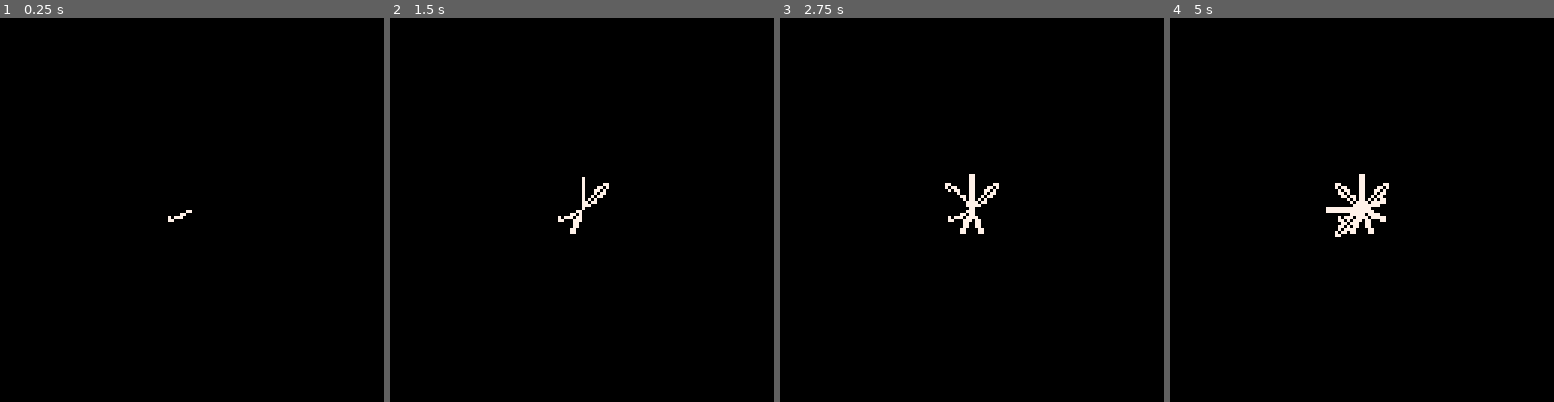
Above: before the commit, frames 1-4 (left to right).
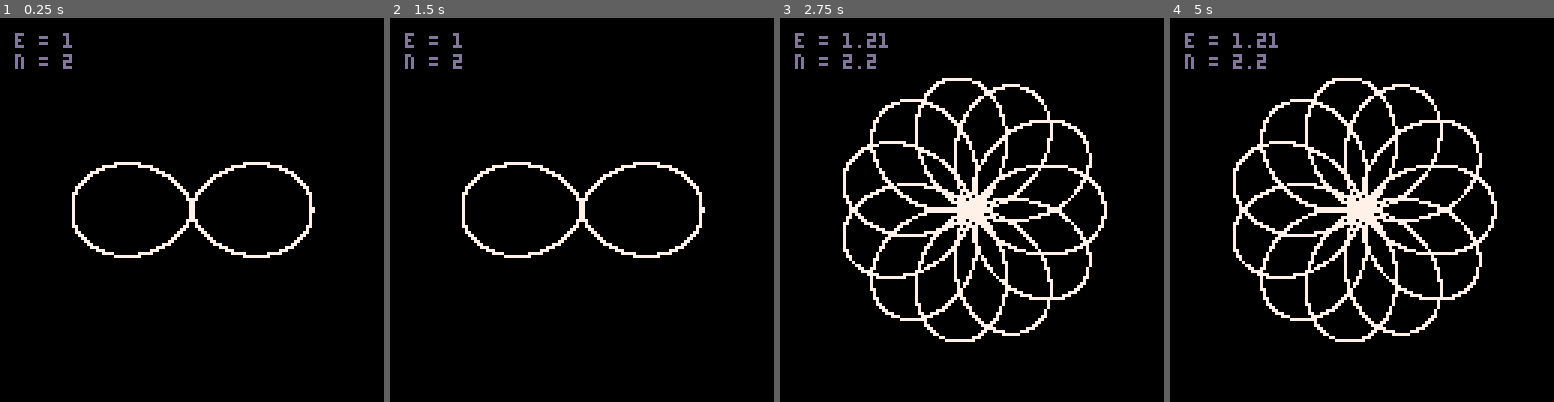
Above: after the commit, the same moments.

Repository: Niarkou/Playground
Game: PICO-8 cartridge Tests/parametric equations.p8
The game is run twice, just before and just after one commit, with the same random seed, the same clock (stepped at 60 frames per second) and the same inputs.
Inputs:
- Up to frame 1 (0.25 s): no input
- Up to frame 2 (1.5 s): no input
- Up to frame 3 (2.75 s): hold Right 1.6-2.1 s; hold Up 2.15-2.42 s; hold Right from 2.47 s (still down)
- Up to frame 4 (5 s): release Right at 3.03 s; hold Left 3.08-3.58 s; hold Down 3.63-3.97 s; hold Right 4.02-4.68 s; hold Up from 4.73 s (still down)

The runs differ from the first frame. In frame 1, 2.1% of the frame differs, in the area x 3-83%, y 3-63%; in frame 2, 2.2%; in frame 3, 8.9%, in the area x 3-86%, y 3-85%; in frame 4, 8.6%.

Commit message:
rosace can be modified irt

Diff:
--- a/Tests/parametric equations.p8
+++ b/Tests/parametric equations.p8
@@ -7,29 +7,40 @@
 
 -- center and radius
 local cx,cy = 64,64
-local scale = 2
+local scale = 20
 
 -- rosace parameters
-local e = 5
-local n = 8
+local e = 1
+local n = 2
 
 function rosace(theta)
   return 1 + e*cos(n*theta)
 end
 
 function _init()
- step = rnd(500)
- cls()
 end
 
 function _update60()
- step = step + 1
+  if btnp(0) then
+    e /= 1.1
+  elseif btnp(1) then
+    e *= 1.1
+  end
+  if btnp(2) then
+    n *= 1.1
+  elseif btnp(3) then
+    n /= 1.1
+  end
 end
 
 function _draw()
- local theta = step / 500
- local rho = scale * rosace(theta)
- pset(cx + rho*cos(theta),
-      cy + rho*sin(theta),
+ cls()
+ for i = 0, 10, 0.001 do
+ local rho = scale * rosace(i)
+ pset(cx + rho*cos(i),
+      cy + rho*sin(i),
       7)
+ end
+ print("e = "..e, 5, 5, 13)
+ print("n = "..n, 5, 12, 13)
 end
